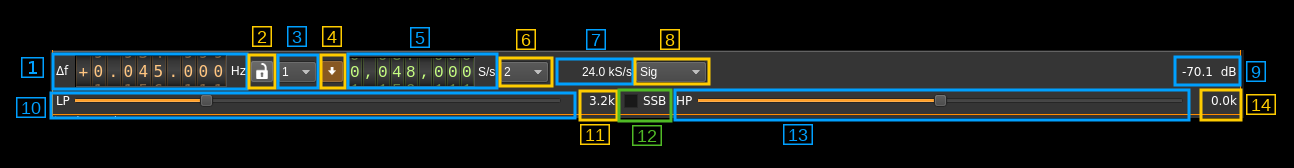
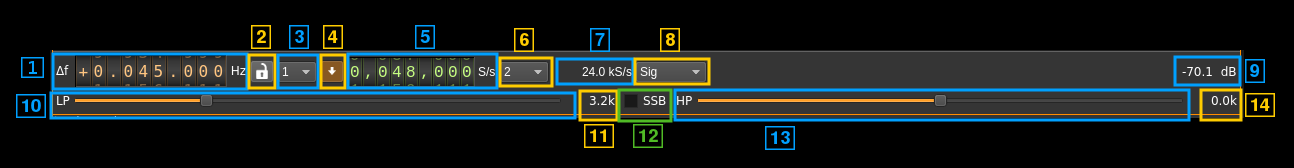
Comparing the layer stacks of the two (1294, 168) images. Changes:
painted on "14" over [left=1245, top=93, right=1276, bottom=117]
painted on "13" over [left=765, top=124, right=813, bottom=150]
painted on "12" over [left=632, top=124, right=663, bottom=148]
painted on "11" over [left=580, top=124, right=614, bottom=148]
painted on "10" over [left=16, top=94, right=46, bottom=114]
painted on "9" over [left=1245, top=59, right=1266, bottom=83]
painted on "8" over [left=660, top=28, right=680, bottom=52]
painted on "7" over [left=586, top=28, right=610, bottom=52]
painted on "6" over [left=514, top=28, right=536, bottom=52]
painted on "5" over [left=410, top=25, right=435, bottom=49]
painted on "4" over [left=322, top=25, right=343, bottom=49]
painted on "3" over [left=287, top=25, right=309, bottom=49]
painted on "2" over [left=251, top=25, right=272, bottom=49]
